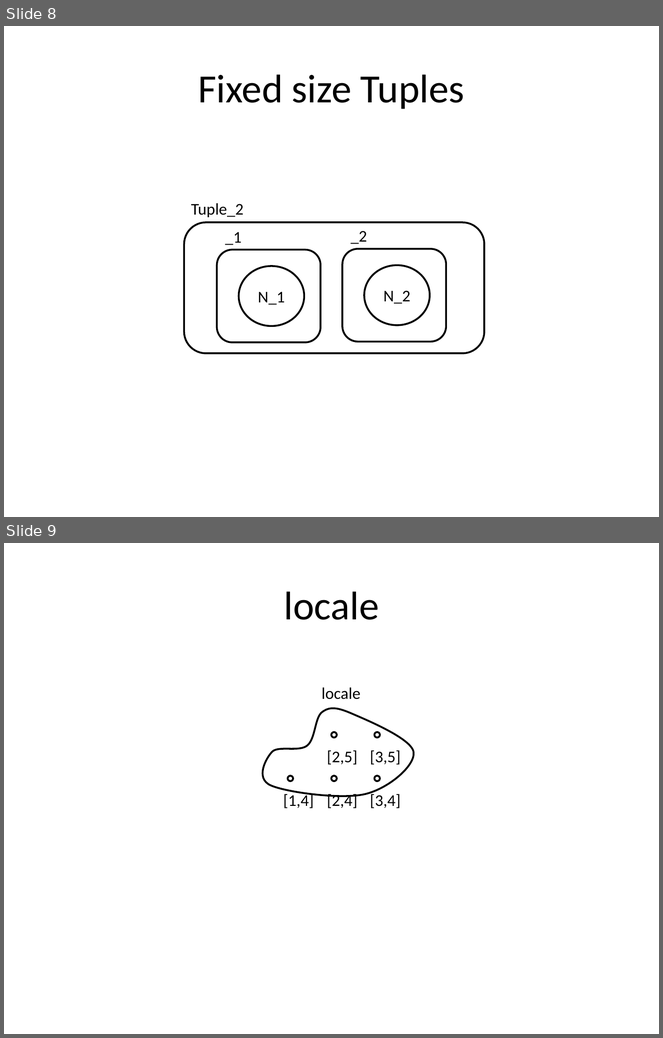
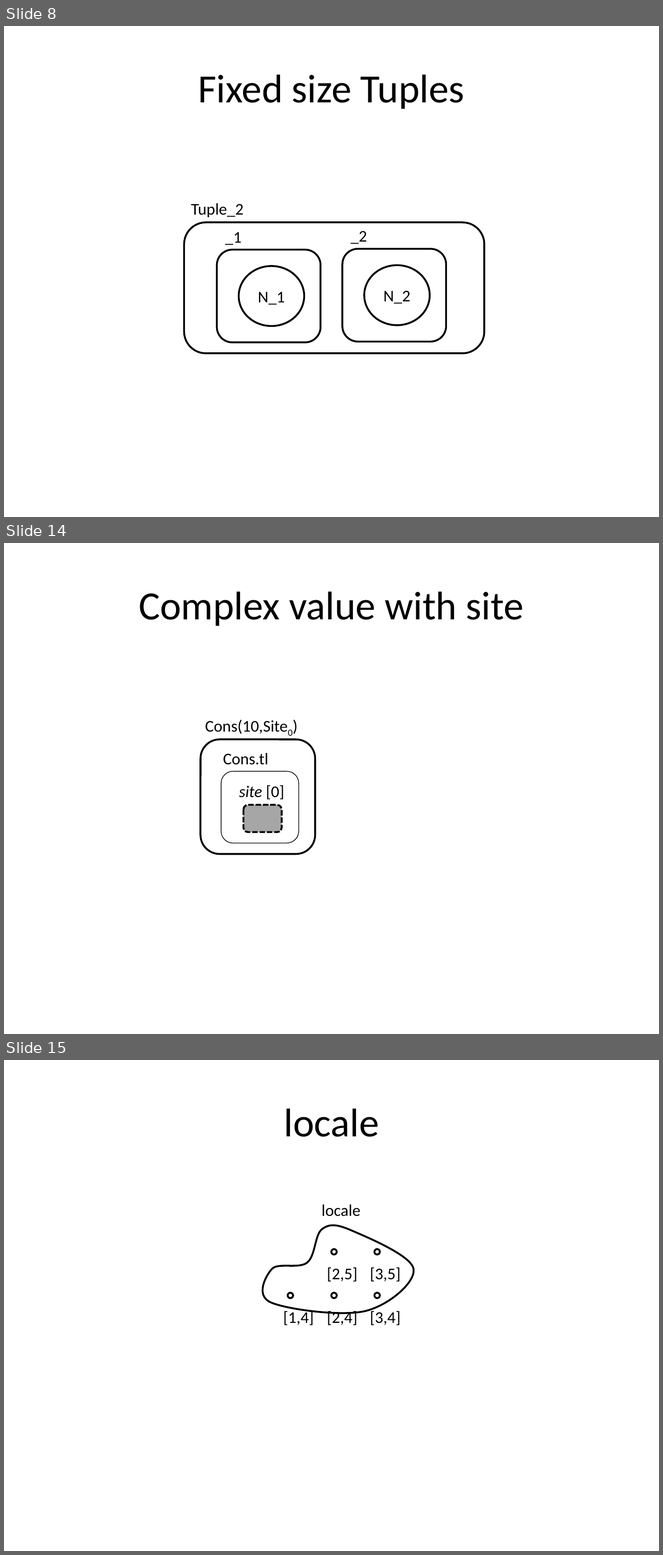
Before and after one commit to cgreenhalgh/bigraphspace, a slide deck: bigraphspace/docs/images/Cookbook_diagrams.pptx. Shown one above the other, each under a label of ours: slides 8 and 9 before the commit, slides 8, 14 and 15 after it; the slides between them are not shown. The pictures are 663x1038 and 663x1555 pixels, drawn with LibreOffice and Linux fonts; fonts in the diff are those of the drawing. Boxes give left, top, right and bottom in pixels: in the first picture for what was removed or moved away, otherwise in the second. Text is boxed around its words. In the diff, an @@ line names an element or a change of style, - is before the commit and + after.

```diff
--- a/bigraphspace/docs/images/Cookbook_diagrams.pptx
+++ b/bigraphspace/docs/images/Cookbook_diagrams.pptx
@@ slide 14 added at (4, 543, 659, 1034), background #FFFFFF @@
@@ title added at (139, 591, 524, 626), 44 pt, text #000000 @@
+Complex value with site
@@ text added at (205, 720, 288, 734), 18 pt, text #000000 @@
+Cons(10,Site0)
@@ rounded rectangle added at (201, 740, 315, 854), fill #FFFFFF, outline #000000 2 pt @@
@@ text added at (223, 753, 268, 765), 18 pt, text #000000 @@
+Cons.tl
@@ rounded rectangle added at (221, 772, 299, 844), fill #FFFFFF, outline #000000 0.75 pt @@
@@ text added at (239, 785, 284, 800), 18 pt, text #000000, italic @@
+site [0]
@@ rounded rectangle added at (244, 805, 282, 833), fill #A6A6A6, outline #000000 2 pt dashed @@
@@ what was slide 9 is now slide 15 @@
```
Also in this commit, not shown: 5 other slides added, 7 other files.
